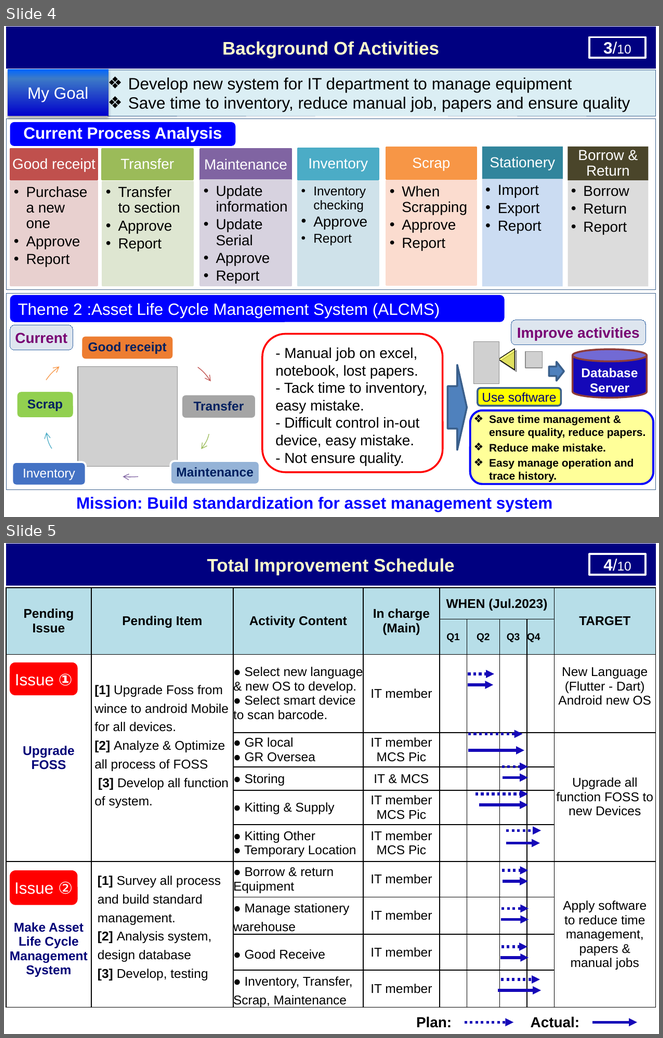
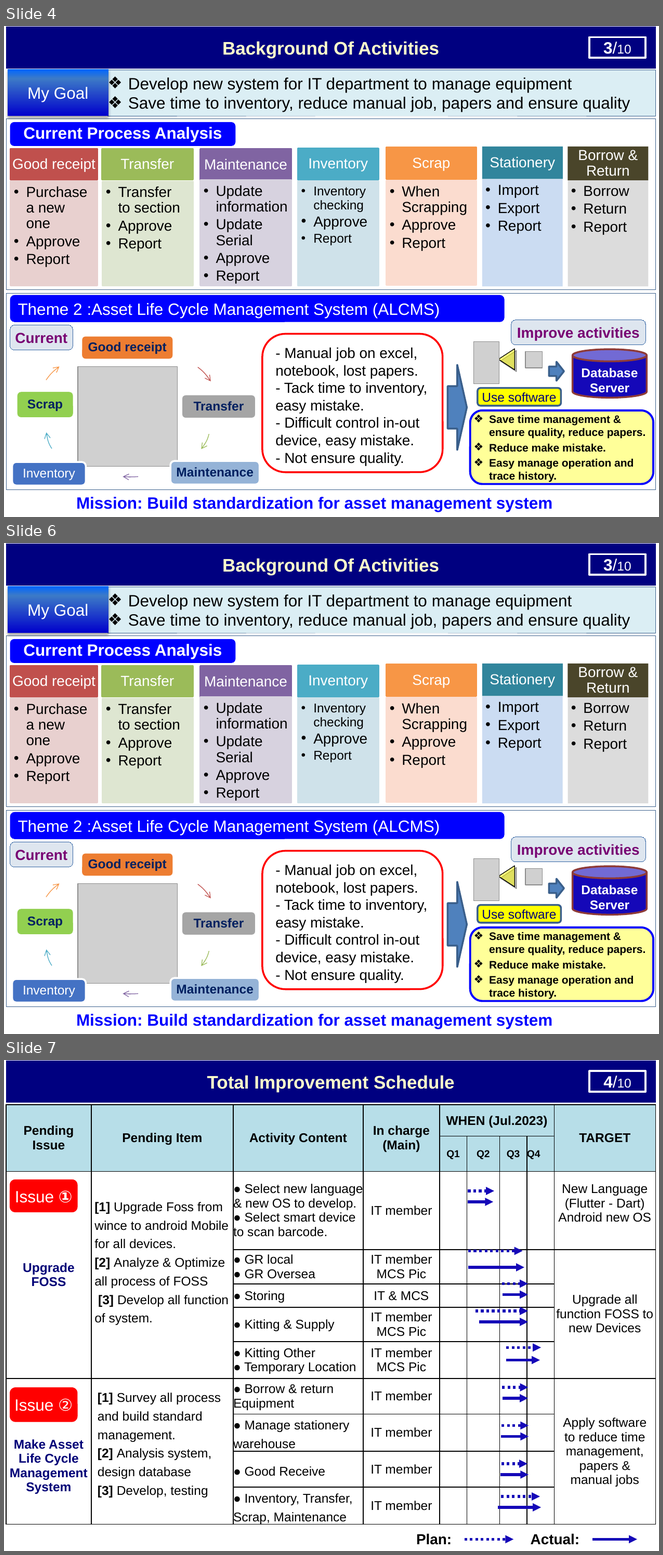
Before and after one commit to thietbicongnghevietnam/ReportPSNV, a slide deck: Report_test.pptx. Shown one above the other, each under a label of ours: slides 4 and 5 before the commit, slides 4, 6 and 7 after it; the slides between them are not shown. The pictures are 663x1038 and 663x1555 pixels, drawn with LibreOffice and Linux fonts; fonts in the diff are those of the drawing; grey boxes stand for pictures. Boxes give left, top, right and bottom in pixels: in the first picture for what was removed or moved away, otherwise in the second. Text is boxed around its words. In the diff, an @@ line names an element or a change of style, - is before the commit and + after.

```diff
--- a/Report_test.pptx
+++ b/Report_test.pptx
@@ slide 6 added at (4,543,659,1034), background #FFFFFF @@
@@ rectangle added at (7,544,656,585), fill #000080, outline #000080 0.75 pt, 20 pt, text #FFFFCC, bold @@
+Background Of Activities
@@ rectangle added at (590,554,646,575), outline #FFFFFF 2 pt, 18 pt, text #FFFFFF @@
+3/10
@@ freeform shape added at (619,546,657,567), outline #FFFFFF 2.25 pt, 16 pt, text #FFFFFF @@
+2/10
@@ rectangle added at (7,586,108,633), fill gradient #0000CC to #3D7CC7 to #0066FF, 18 pt, text #FFFFFF @@
+My Goal
@@ rectangle added at (107,587,655,633), fill #DBEEF4, outline #3A5F8C 0.25 pt, 18 pt, text #000000 @@
+❖ Develop new system for IT department to manage equipment
+❖ Save time to inventory, reduce manual job, papers and ensure quality
@@ rectangle added at (6,636,655,807), outline #3A5F8C 0.25 pt @@
@@ group added at (10,639,649,804): 14 freeform shapes, 1 rounded rectangle @@
+Good receipt
+  • Purchase a new one
+  • Approve
+  • Report
+Transfer
+  • Transfer to section
+  • Approve
+  • Report
+Maintenance
+  • Update information
+  • Update Serial
+  • Approve
+  • Report
+Inventory
+  • Inventory checking
+  • Approve
+  • Report
+Scrap
+  • When Scrapping
+  • Approve
+  • Report
+Stationery
+  • Import
+  • Export
+  • Report
+Borrow & Return
+  • Borrow
+  • Return
+  • Report
+Current Process Analysis
@@ rectangle added at (6,810,655,1007), outline #3A5F8C 0.25 pt @@
@@ rounded rectangle added at (10,812,505,839), fill #0000FF, 18 pt, text #FFFFFF @@
+Theme 2 :Asset Life Cycle Management System (ALCMS)
@@ rounded rectangle added at (511,837,646,862), fill #DEE6EF, outline #3465A4 0 pt, 16 pt, text #780373, bold @@
+Improve activities
@@ rounded rectangle added at (10,843,73,867), fill #DEE6EF, outline #3465A4 0 pt, 16 pt, text #780373, bold @@
+Current
@@ rounded rectangle added at (262,851,442,989), outline #FF0000 2.01 pt, 16 pt, text #000000 @@
+- Manual job on excel, notebook, lost papers.
+- Tack time to inventory, easy mistake.
+- Difficult control in-out device, easy mistake.
+- Not ensure quality.
@@ picture added at (474,859,500,901) @@
@@ triangle added at (499,866,515,887), fill #FFFF00 at 50% opacity, outline #000000 0.75 pt @@
@@ picture added at (526,869,543,885) @@
@@ cylinder added at (573,866,647,915), fill #1508B8, outline #8E3B39 2 pt, 14 pt, text #FFFFFF, bold @@
+Database Server
@@ right arrow added at (448,883,467,967), fill #4F81BD, outline #3A5F8C 2 pt @@
@@ right arrow added at (549,879,564,898), fill #4F81BD, outline #3A5F8C 2 pt @@
@@ group added at (12,853,259,1004): 5 freeform shapes, 5 rounded rectangles, 1 picture @@
+Good receipt
+Transfer
+Maintenance
+Inventory
+Scrap
@@ rounded rectangle added at (478,905,561,923), fill #FFFF00, outline #3A5F8C 2 pt, 14 pt, text #000077 @@
+Use software
@@ rounded rectangle added at (470,928,654,1001), fill #FFFF99, outline #0000FF 2.25 pt, 12 pt, text #000000, bold @@
+❖ Save time management & ensure quality, reduce papers.
+❖ Reduce make mistake.
+❖ Easy manage operation and trace history.
@@ text added at (76,1014,553,1029), 18 pt, text #0000FF, bold @@
+Mission: Build standardization for asset management system
@@ what was slide 5 is now slide 7 @@
```
Also in this commit, not shown: 2 slides changed, 1 other slide added, 1 other file.
